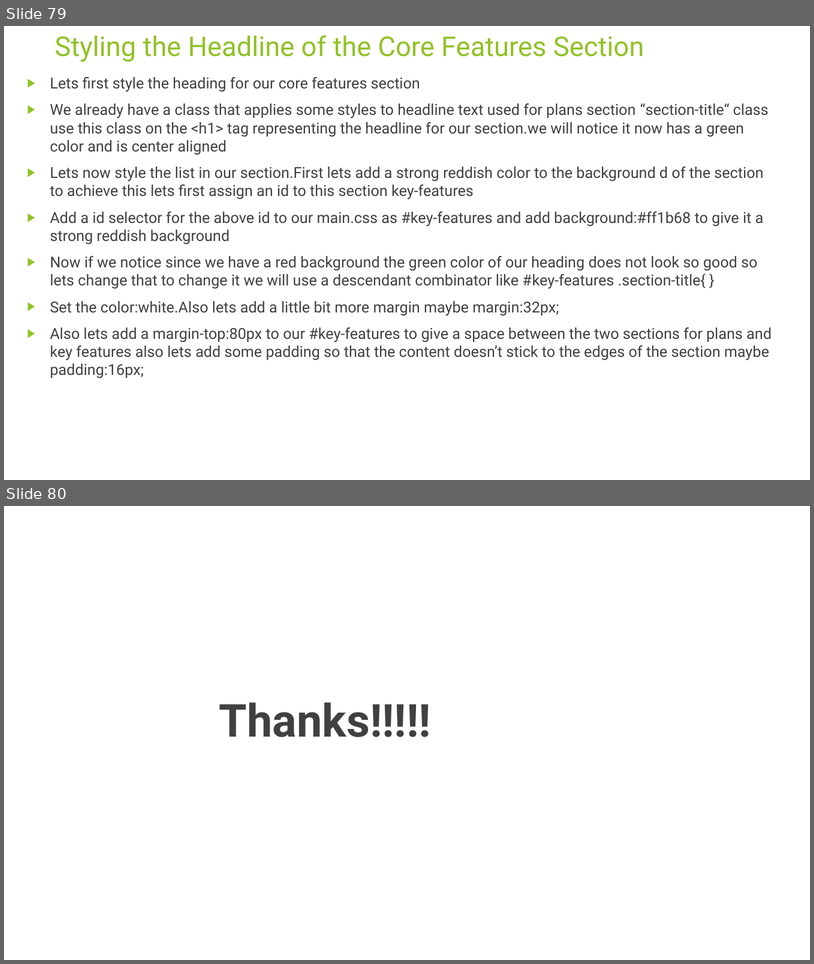
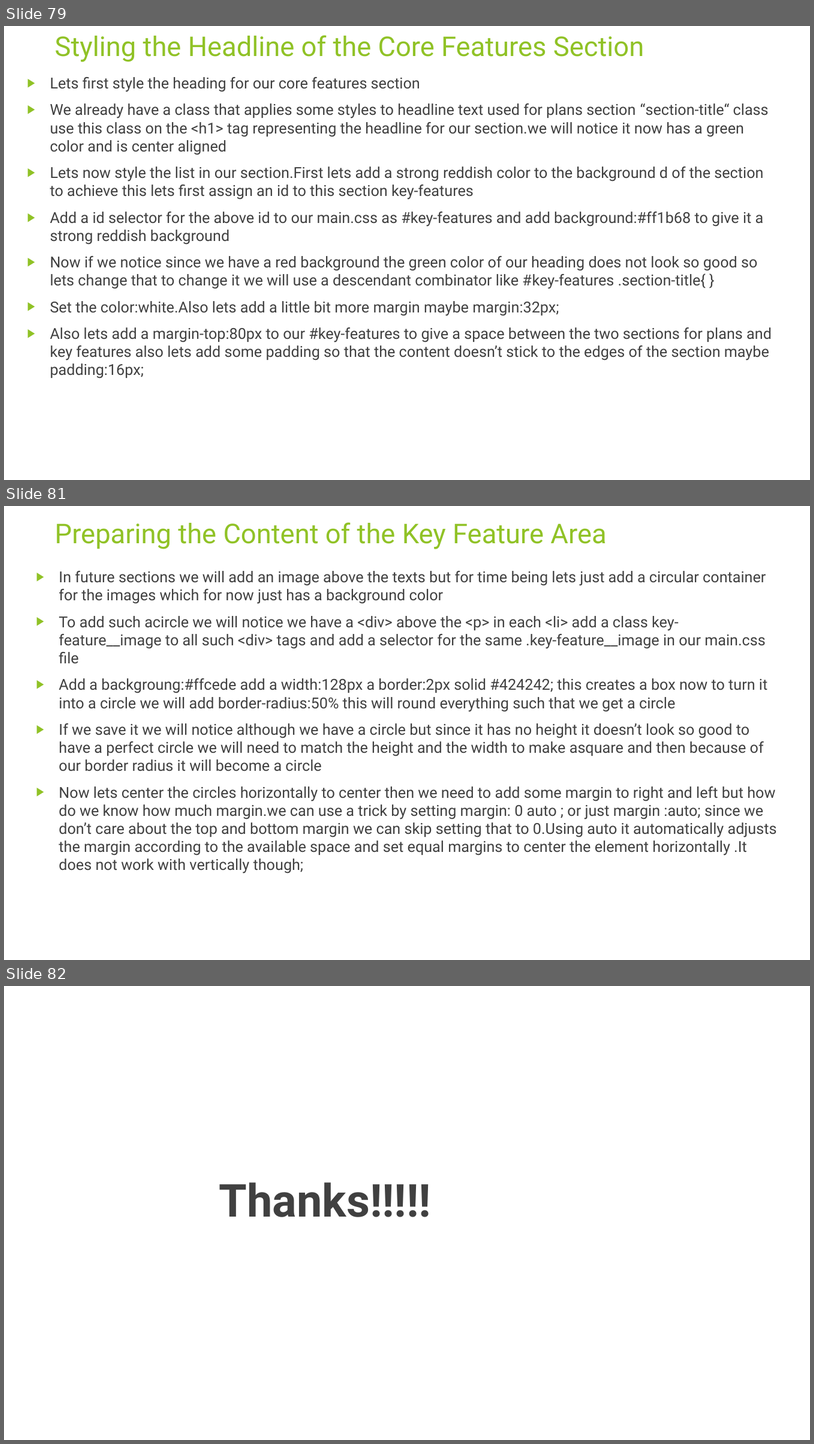
Before and after one commit to rudhrainfogain/CSS, a slide deck: PPT/Css-v5.pptx. Shown one above the other, each under a label of ours: slides 79 and 80 before the commit, slides 79, 81 and 82 after it; the slides between them are not shown. The pictures are 814x964 and 814x1444 pixels, drawn with LibreOffice and Linux fonts; fonts in the diff are those of the drawing. Boxes give left, top, right and bottom in pixels: in the first picture for what was removed or moved away, otherwise in the second. Text is boxed around its words. In the diff, an @@ line names an element or a change of style, - is before the commit and + after.

Commit message:
KeyFeatureArea

```diff
--- a/PPT/Css-v5.pptx
+++ b/PPT/Css-v5.pptx
@@ slide 81 added at [4,506,810,960], background #FFFFFF @@
@@ title added at [55,522,606,549], 32.4 pt, text #90C226 @@
+Preparing the Content of the Key Feature Area
@@ text added at [59,571,777,873], 18 pt, text #404040 @@
+▶ In future sections we will add an image above the texts but for time being lets just add a circular container for the images which for now just has a background color
+▶ To add such acircle we will notice we have a <div> above the <p> in each <li> add a class key-feature__image to all such <div> tags and add a selector for the same .key-feature__image in our main.css file
+▶ Add a backgroung:#ffcede add a width:128px a border:2px solid #424242; this creates a box now to turn it into a circle we will add border-radius:50% this will round everything such that we get a circle
+▶ If we save it we will notice although we have a circle but since it has no height it doesn’t look so good to have a perfect circle we will need to match the height and the width to make asquare and then because of our border radius it will become a circle
+▶ Now lets center the circles horizontally to center then we need to add some margin to right and left but how do we know how much margin.we can use a trick by setting margin: 0 auto ; or just margin :auto; since we don’t care about the top and bottom margin we can skip setting that to 0.Using auto it automatically adjusts the margin according to the available space and set equal margins to center the element horizontally .It does not work with vertically though;
@@ what was slide 80 is now slide 82 @@
```
Also in this commit, not shown: 1 other slide added, 2 other files.
